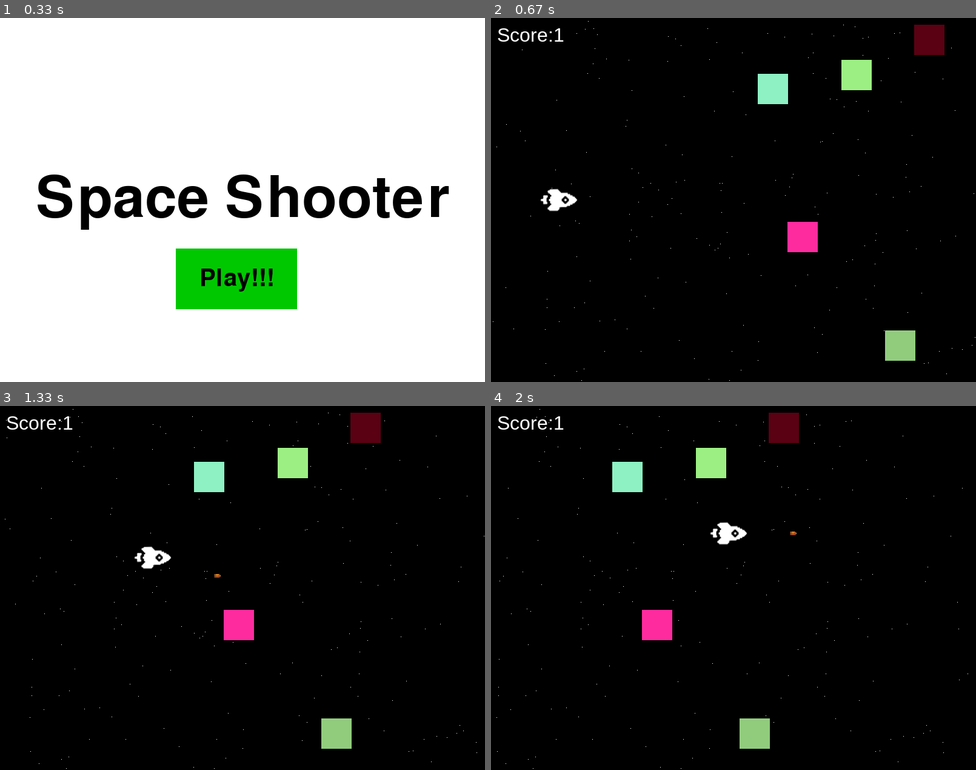
Above: before the commit, frames 1-4 (two rows, left to right).
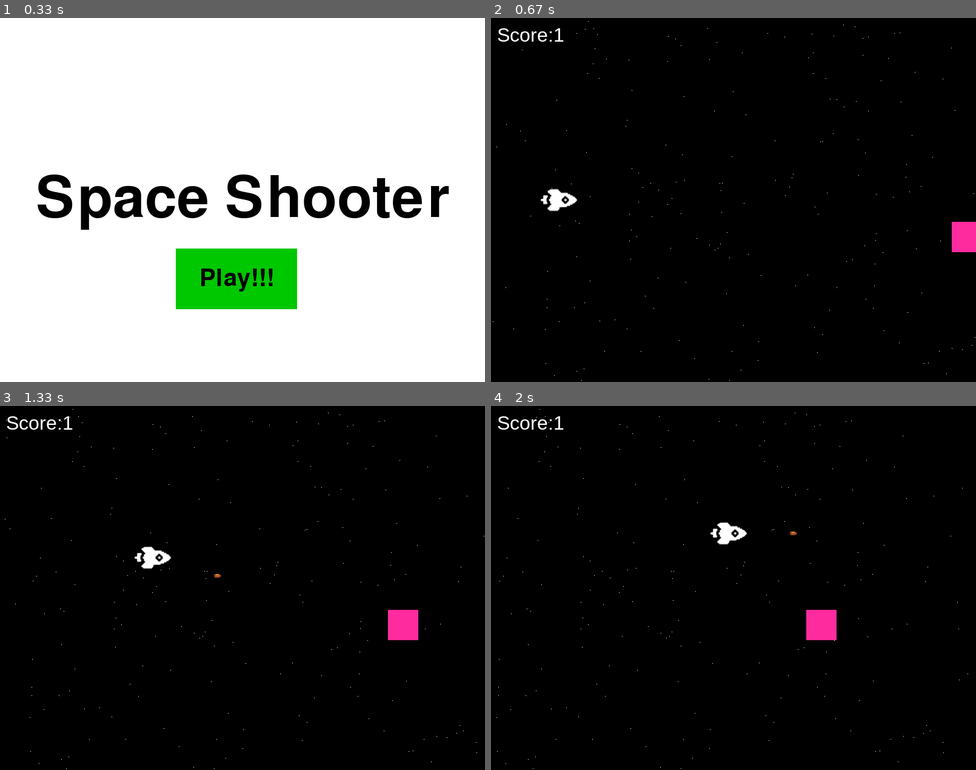
Above: after the commit, the same moments.

Repository: Rmdru/HR-pygame
Game: pygame game, started from main.py
Same seed, same stepped clock (60 frames per second), same inputs: the game is played once before the commit and once after it.
Inputs (mouse positions are in pixels of both pictures, inside the frame that each line leads up to):
- Up to frame 1 (0.33 s): no input
- Up to frame 2 (0.67 s): click "Play!!!" at 0.38 s
- Up to frame 3 (1.33 s): hold D 0.67-1.13 s; move the mouse to (223, 602) at 0.7 s; hold W from 1.17 s (still down); tap Space at 1.23 s
- Up to frame 4 (2 s): release W at 1.47 s; hold D 1.5-1.97 s; tap Space at 1.57, 1.87 s

Frame 1 is identical in both runs. In frame 2, 3.0% of the frame differs, in the area x 55-100%, y 1-95%; in frame 3, 3.1%, in the area x 40-87%, y 1-95%; in frame 4, 3.1%.

Commit message:
enemy spawnt nu buiten beeld, enemy spawnt per 1 ipv per 5

Diff:
--- a/main.py
+++ b/main.py
@@ -9,11 +9,10 @@
 # vars
 SCREEN_WIDTH = 800
 SCREEN_HEIGHT = 600
-TARGET_AMOUNT = 5
+TARGET_AMOUNT = 1
 TARGET_SPEED = [-3, 0]
 TARGET_SIZE = 50
-TARGET_SPAWN_AREA_WIDTH = 0.6
-TARGET_SPAWN_INTERVAL = 5
+TARGET_SPAWN_INTERVAL = 3
 BLACK = (0, 0, 0)
 WHITE = (255, 255, 255)
 DARK_GREEN = (0, 200, 0)
@@ -74,8 +73,7 @@
     def spawn_targets():
         for i in range(TARGET_AMOUNT):
             target_color = (random.randint(0, 255), random.randint(0, 255), random.randint(0, 255))
-            spawn_area_width = SCREEN_WIDTH * TARGET_SPAWN_AREA_WIDTH
-            target_surface = pygame.Rect(pygame.Rect(random.randint(spawn_area_width, SCREEN_WIDTH - TARGET_SIZE), random.randint(0, SCREEN_HEIGHT - TARGET_SIZE), TARGET_SIZE, TARGET_SIZE))
+            target_surface = pygame.Rect(pygame.Rect(random.randint(SCREEN_WIDTH, SCREEN_WIDTH + 50), random.randint(0, SCREEN_HEIGHT - TARGET_SIZE), TARGET_SIZE, TARGET_SIZE))
             targets_surface.append(target_surface)
             targets_color.append(target_color)
 
